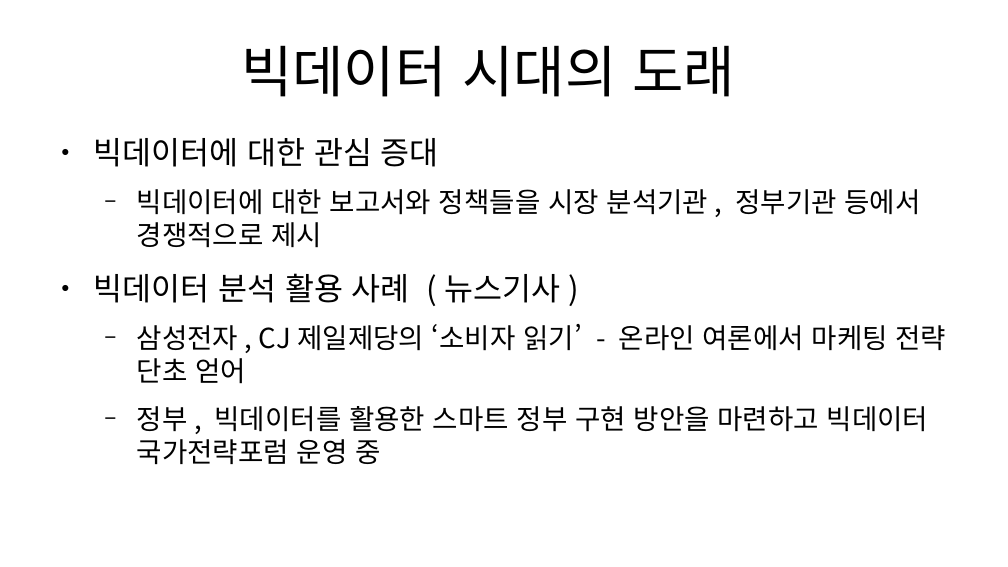
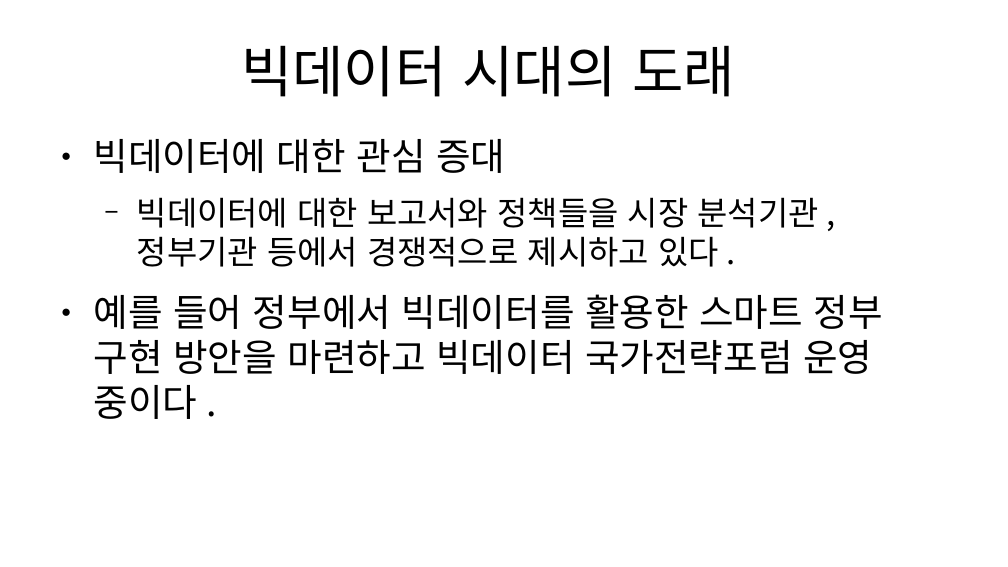
Before and after one commit to lapass50025/odp, a slide deck: slide 3 of 빅데이터를활용한스마트도시관리.odp. Drawn at 1008x567 pixels with LibreOffice and Linux fonts; fonts in the diff are those of the drawing. Boxes give left, top, right and bottom in pixels: in the first picture for what was removed or moved away, otherwise in the second. Text is boxed around its words. In the diff, an @@ line names an element or a change of style, - is before the commit and + after.

```diff
--- a/빅데이터를활용한스마트도시관리.odp
+++ b/빅데이터를활용한스마트도시관리.odp
@@ text at bbox=[94, 139, 505, 173]: size 24.8 to 29.6 pt in "빅데이터에 대한 관심 증대" @@
@@ text at bbox=[94, 197, 883, 419]: text changed; size 21.7 to 29.6 pt @@
-  − 빅데이터에 대한 보고서와 정책들을 시장 분석기관, 정부기관 등에서 경쟁적으로 제시
-● 빅데이터 분석 활용 사례 (뉴스기사)
-  − 삼성전자, CJ제일제당의 ‘소비자 읽기’ - 온라인 여론에서 마케팅 전략 단초 얻어
-  − 정부, 빅데이터를 활용한 스마트 정부 구현 방안을 마련하고 빅데이터 국가전략포럼 운영 중
+  − 빅데이터에 대한 보고서와 정책들을 시장 분석기관, 정부기관 등에서 경쟁적으로 제시하고 있다.
+● 예를 들어 정부에서 빅데이터를 활용한 스마트 정부 구현 방안을 마련하고 빅데이터 국가전략포럼 운영 중이다.
```
Also in this commit, not shown: 3 other slides changed.
